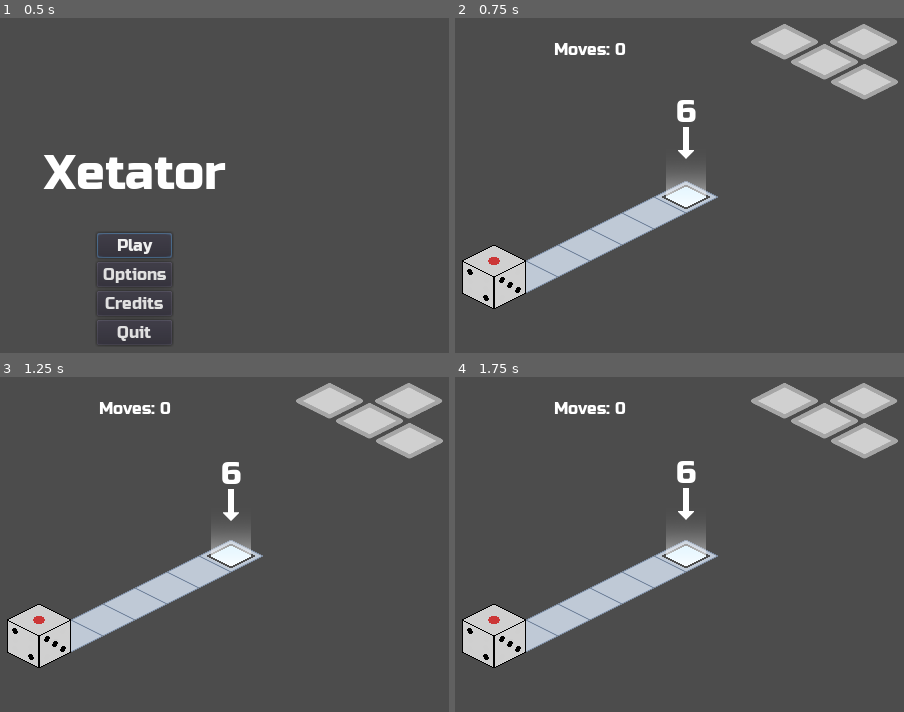
Above: before the commit, frames 1-4 (two rows, left to right).
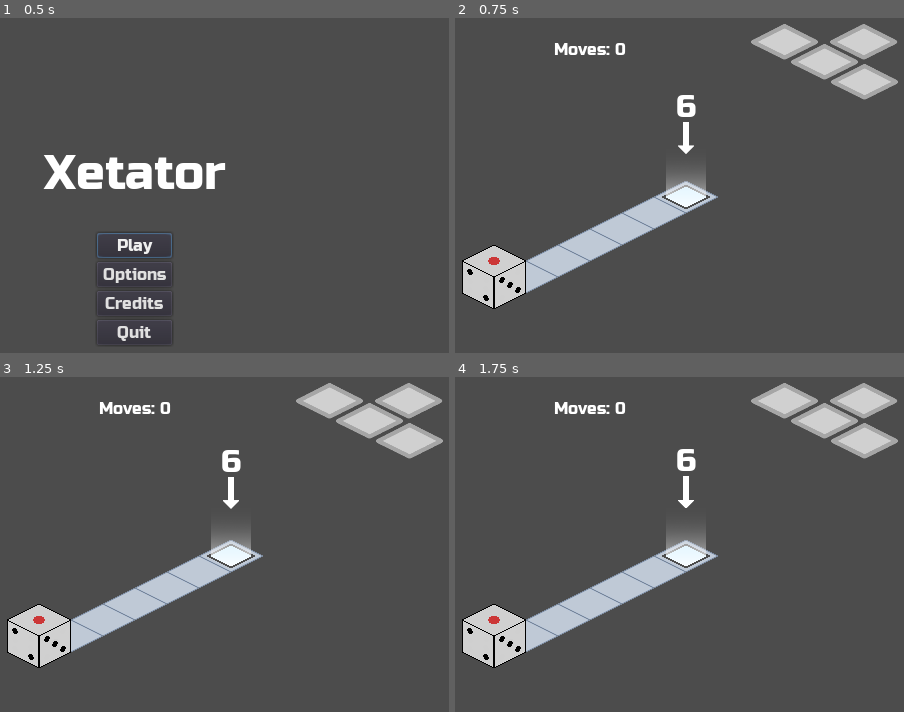
Above: after the commit, the same moments.

Repository: kdreese/gmtk-2022
Game: Godot game, scene res://src/states/Menu.tscn
Two runs of this game, one before a commit and one after it. Both use one fixed random seed, a clock stepped at 60 frames per second and the inputs below.
Inputs:
- Up to frame 1 (0.5 s): no input
- Up to frame 2 (0.75 s): click "Play" at 0.5 s
- Up to frame 3 (1.25 s): no input
- Up to frame 4 (1.75 s): hold D (move_right) from 1.28 s (still down)

Frame 1 is identical in both runs. In frame 2, 0.3% of the frame differs, in the area x 49-54%, y 22-43%; in frame 3, 0.4%, in the area x 49-54%, y 21-43%; in frame 4, 0.4%.

Commit message:
Added indicators to buttons and end tiles.

Diff:
--- a/src/levels/IntroLevel.tscn
+++ b/src/levels/IntroLevel.tscn
@@ -1,8 +1,7 @@
-[gd_scene load_steps=4 format=2]
+[gd_scene load_steps=3 format=2]
 
 [ext_resource path="res://resouces/TileSet.tres" type="TileSet" id=1]
 [ext_resource path="res://src/objects/LevelEnd.tscn" type="PackedScene" id=2]
-[ext_resource path="res://src/objects/Indicator.tscn" type="PackedScene" id=3]
 
 [node name="IntroLevel" type="Node2D"]
 
@@ -16,6 +15,3 @@
 [node name="LevelEnd" parent="." instance=ExtResource( 2 )]
 position = Vector2( 416, 176 )
 next_level_path = "res://src/levels/MovementTutorialLevel.tscn"
-
-[node name="Indicator" parent="." instance=ExtResource( 3 )]
-position = Vector2( 416, 104 )
--- a/src/objects/Indicator.gd
+++ b/src/objects/Indicator.gd
@@ -10,6 +10,7 @@
 # Called when the node enters the scene tree for the first time.
 func _ready() -> void:
 	starting_position = position
+	total_time = -global_position.x / 120.0
 	pass
 
 func _process(delta: float) -> void:
--- a/src/objects/Indicator.tscn
+++ b/src/objects/Indicator.tscn
@@ -9,6 +9,7 @@
 font_data = ExtResource( 2 )
 
 [node name="Indicator" type="Node2D"]
+z_index = 2
 script = ExtResource( 3 )
 
 [node name="CenterContainer" type="CenterContainer" parent="."]
--- a/src/objects/LevelButton.gd
+++ b/src/objects/LevelButton.gd
@@ -27,5 +27,6 @@
 func _on_area_entered(area: Area2D) -> void:
 	var face_value = area.get_top_face_value()
 	if face_value >= minimum_weight and face_value <= maximum_weight:
+		$Indicator.hide()
 		set_pressed()
 		emit_signal("button_pressed")
--- a/src/objects/LevelButton.tscn
+++ b/src/objects/LevelButton.tscn
@@ -1,7 +1,8 @@
-[gd_scene load_steps=4 format=2]
+[gd_scene load_steps=5 format=2]
 
 [ext_resource path="res://src/objects/LevelButton.gd" type="Script" id=1]
 [ext_resource path="res://assets/objects/button.png" type="Texture" id=2]
+[ext_resource path="res://src/objects/Indicator.tscn" type="PackedScene" id=3]
 
 [sub_resource type="RectangleShape2D" id=1]
 extents = Vector2( 5.5, 4.5 )
@@ -11,6 +12,9 @@
 monitorable = false
 script = ExtResource( 1 )
 
+[node name="Indicator" parent="." instance=ExtResource( 3 )]
+position = Vector2( 0, -75 )
+
 [node name="Sprite" type="Sprite" parent="."]
 texture = ExtResource( 2 )
 
--- a/src/objects/LevelEnd.gd
+++ b/src/objects/LevelEnd.gd
@@ -14,5 +14,6 @@
 	var face_value = area.get_top_face_value()
 	if face_value >= minimum_weight and face_value <= maximum_weight:
 		emit_signal("exit_reached_success", next_level_path)
+		$Indicator.hide()
 	else:
 		emit_signal("exit_reached_incomplete")
--- a/src/objects/LevelEnd.tscn
+++ b/src/objects/LevelEnd.tscn
@@ -1,7 +1,8 @@
-[gd_scene load_steps=4 format=2]
+[gd_scene load_steps=5 format=2]
 
 [ext_resource path="res://assets/objects/finish_pad.png" type="Texture" id=1]
 [ext_resource path="res://src/objects/LevelEnd.gd" type="Script" id=2]
+[ext_resource path="res://src/objects/Indicator.tscn" type="PackedScene" id=3]
 
 [sub_resource type="RectangleShape2D" id=1]
 extents = Vector2( 5, 5 )
@@ -16,4 +17,7 @@
 position = Vector2( 0, 16 )
 shape = SubResource( 1 )
 
+[node name="Indicator" parent="." instance=ExtResource( 3 )]
+position = Vector2( 0, -75 )
+
 [connection signal="area_entered" from="." to="." method="_on_LevelEnd_area_entered"]
